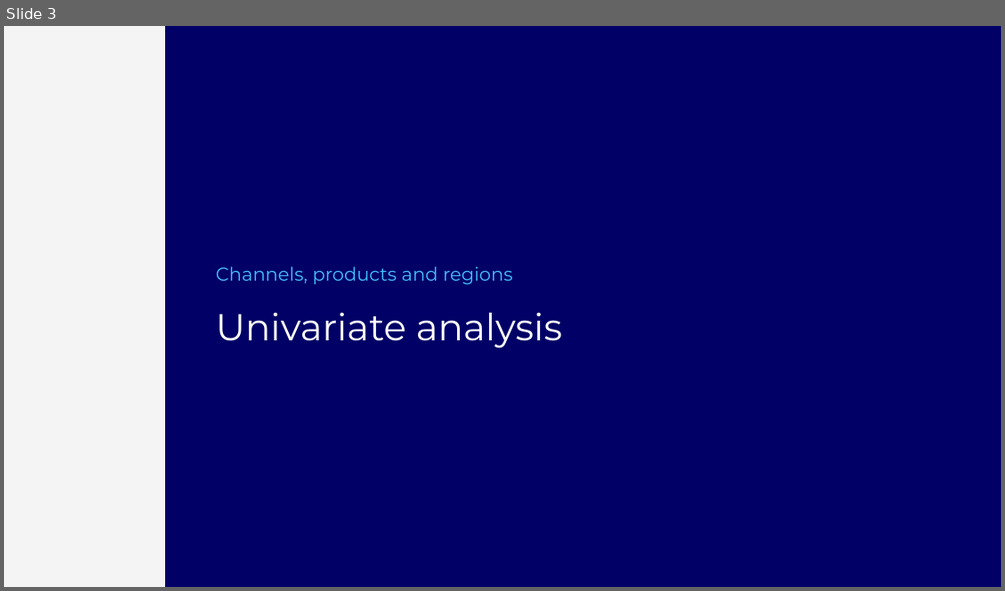
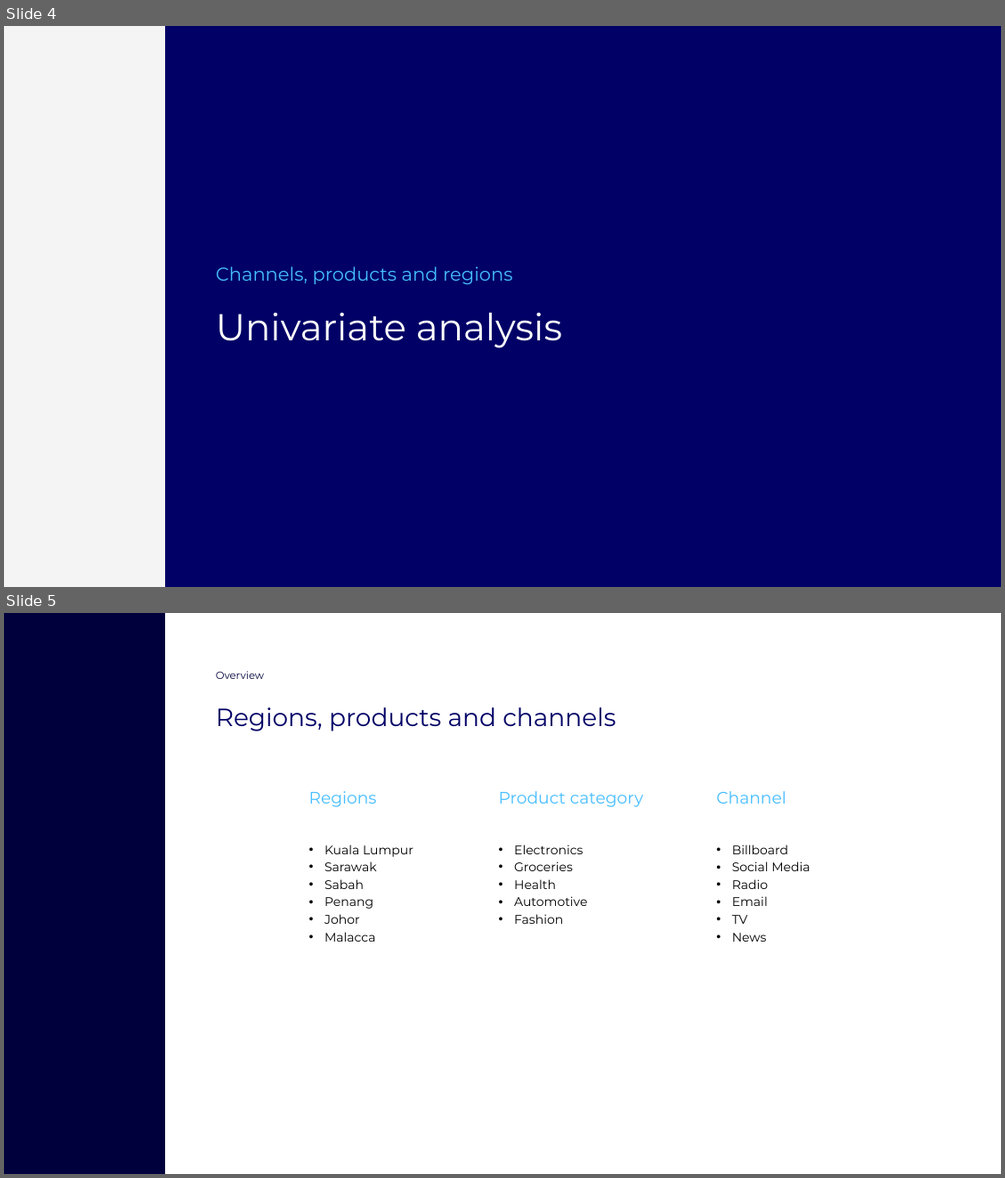
Before and after one commit to koloktos/marketing-campaign-analysis, a slide deck: Module1_Final_Project.pptx. Shown one above the other, each under a label of ours: slide 3 before the commit, slides 4 and 5 after it. The pictures are 1005x591 and 1005x1178 pixels, drawn with LibreOffice and Linux fonts; fonts in the diff are those of the drawing. Boxes give left, top, right and bottom in pixels: in the first picture for what was removed or moved away, otherwise in the second. Text is boxed around its words. In the diff, an @@ line names an element or a change of style, - is before the commit and + after.

```diff
--- a/Module1_Final_Project.pptx
+++ b/Module1_Final_Project.pptx
@@ slide 5 added at (x1=4, y1=613, x2=1001, y2=1174), background #FFFFFF @@
@@ rectangle added at (x1=4, y1=613, x2=165, y2=1174), fill #00003C @@
@@ text added at (x1=216, y1=671, x2=264, y2=679), 15 pt, text #00003C @@
+Overview
@@ text added at (x1=216, y1=707, x2=615, y2=731), 36 pt, text #000066 @@
+Regions, products and channels
@@ text added at (x1=309, y1=791, x2=377, y2=807), 24 pt, text #46BEFF @@
+Regions
@@ text added at (x1=499, y1=791, x2=643, y2=807), 24 pt, text #46BEFF @@
+Product category
@@ text added at (x1=716, y1=791, x2=786, y2=803), 24 pt, text #46BEFF @@
+Channel
@@ text added at (x1=324, y1=844, x2=413, y2=941), 18 pt, text #000000 @@
+• Kuala Lumpur
+• Sarawak
+• Sabah
+• Penang
+• Johor
+• Malacca
@@ text added at (x1=514, y1=844, x2=587, y2=924), 18 pt, text #000000 @@
+• Electronics
+• Groceries
+• Health
+• Automotive
+• Fashion
@@ text added at (x1=732, y1=844, x2=809, y2=941), 18 pt, text #000000 @@
+• Billboard
+• Social Media
+• Radio
+• Email
+• TV
+• News
@@ what was slide 3 is now slide 4 @@
```
Also in this commit, not shown: 5 slides changed, 2 other slides added, 2 slides removed, 3 other files.
